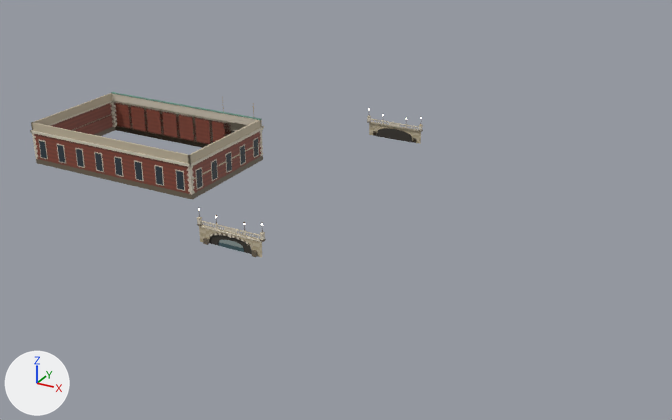
The Blender file assets/buildings/exchange.blend, before and after one commit.
The view is the same before and after, from a 50 mm camera at (165.2, -176.3, 79.2) aimed at (70.2, -3.6, -7.1). Lighting does not change. The marker at lower left points along +X, +Y and +Z. The older version comes first.

Names of what the first picture shows: 'exchange_bridge_body', 'exchange_hall_body'.
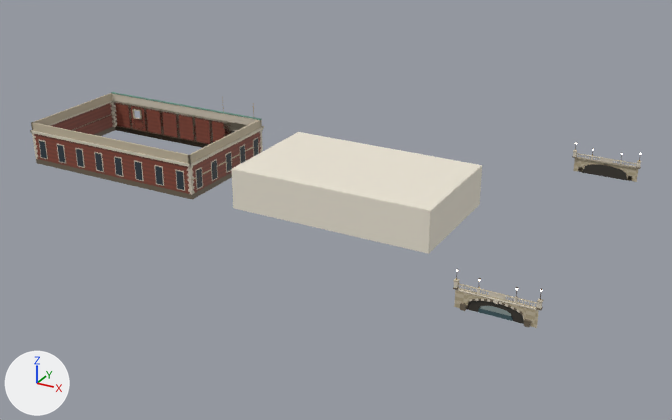
ob_exchange_bridge is not drawn itself; it is the parent of ob_exchange_bridge_body.

Pixel boxes (x1, y1, x2, y2) of what changed, in the pictures (672 x 420 px):
'exchange_inside_body', added
    after: (231, 132, 482, 254)
'exchange_bridge_body', moved
    before: (197, 108, 423, 257)
    after: (453, 142, 641, 328)

Diff of the bpy script that builds the scene:
```diff
--- a/assets/buildings/exchange.blend.py
+++ b/assets/buildings/exchange.blend.py
@@ mat_glasstint @@
+mat_glasstint = principled_material('glassTint')
+mat_glasstint.base_color = (0.62, 0.77, 0.81)  # pale blue #cee3e8
+mat_glasstint.roughness = 0.6
+mat_glasstint.alpha = 0.35
@@ me_exchange_inside_body @@
+me_exchange_inside_body.from_pydata(...)  # 8478 vertices, 6130 faces; spans x -22.6..22.6, y -27.6..-0.4, z 0.0..9.0
+me_exchange_inside_body.polygons.foreach_set('use_smooth', [True] * 6130)
+# faces by material slot: [5870, 240, 20]
+me_exchange_inside_body.materials.append(mat_paint)
+me_exchange_inside_body.materials.append(mat_light)  # white #fffaf3, glowing white #fffaf3
+me_exchange_inside_body.materials.append(mat_glasstint)  # pale blue #cee3e8
@@ ob_exchange_bridge @@
 ob_exchange_bridge = bpy.data.objects.new('exchange_bridge', None)
-ob_exchange_bridge.location = (65.0, 0.0, 0.0)
+ob_exchange_bridge.location = (121.0, 0.0, 0.0)
@@ ob_exchange_inside_body @@
+ob_exchange_inside_body = bpy.data.objects.new('exchange_inside_body', me_exchange_inside_body)
+ob_exchange_inside_body.parent = ob_exchange_inside
+ob_exchange_inside_body.location = (0.0, 0.0, 0.0)
@@ ob_exchange_inside @@
+ob_exchange_inside = bpy.data.objects.new('exchange_inside', None)
+ob_exchange_inside.location = (81.0, 0.0, 0.0)
```
